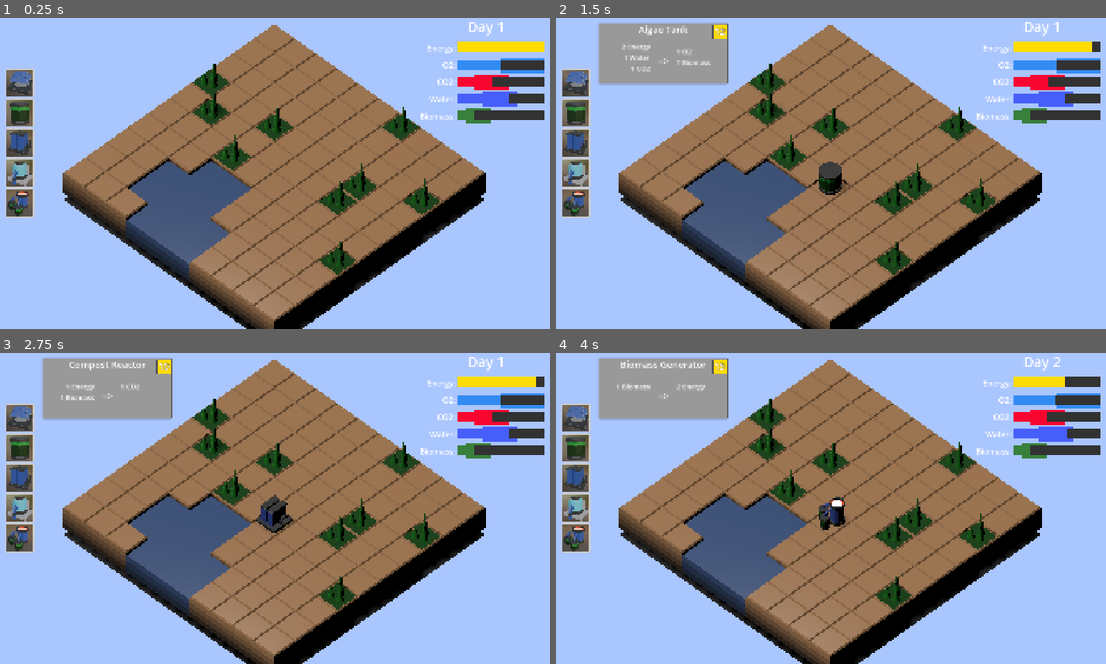
Above: before the commit, frames 1-4 (two rows, left to right).
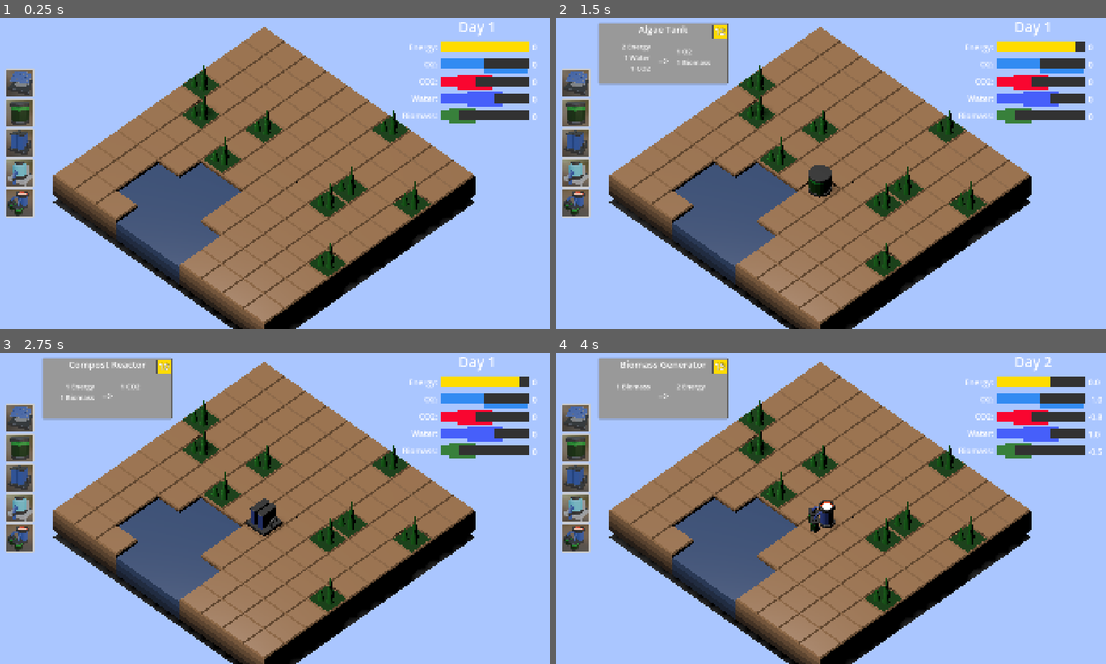
Above: after the commit, the same moments.

Repository: alexshopov/eco-reactor-gmtk-2025
Game: Godot game, scene res://scenes/main/main.tscn
The game is run twice, just before and just after one commit, with the same random seed, the same clock (stepped at 60 frames per second) and the same inputs. The engine's default icon, where the game draws it, is replaced by a stand-in: a white triangle on a blue panel in a dark square.
Inputs (mouse positions are in pixels of both pictures, inside the frame that each line leads up to):
- Up to frame 1 (0.25 s): no input
- Up to frame 2 (1.5 s): tap Enter at 0.5 s; move the mouse to (578, 83) at 0.52 s; hold X (destroy_device) 0.53-1.28 s; click (578, 83) at 0.67 s; tap Space at 1.25 s; move the mouse to (578, 111) at 1.27 s; click (578, 111) at 1.35 s
- Up to frame 3 (2.75 s): tap Enter at 2 s; move the mouse to (22, 477) at 2.02 s; hold Right mouse button (right_click) from 2.03 s (still down); click (22, 477) at 2.17 s
- Up to frame 4 (4 s): tap Space at 2.75 s; move the mouse to (578, 508) at 2.77 s; release Right mouse button (right_click) at 2.78 s; tap X (destroy_device) at 2.85 s; click (578, 508) at 2.92 s; tap Enter at 3.5 s; move the mouse to (578, 536) at 3.52 s; press the mouse at (578, 536) at 3.53 s

The runs differ from the first frame. In frame 1, 17% of the frame differs, in the area x 9-99%, y 1-100%; in frame 2, 17%; in frame 3, 17%; in frame 4, 17%.
Error in both runs: Invalid assignment of property or key 'device_type' with value of type 'int' on a base object of type 'Nil'. (res://managers/device_manager.gd:103)

Commit message:
fixed resource deltas

Diff:
--- a/UI/ui.gd
+++ b/UI/ui.gd
@@ -11,11 +11,21 @@
 	EventBus.device_card_hovered.connect(_on_device_card_hovered)
 
 	EventBus.tick_completed.connect(_on_tick)
+
 	EventBus.energy_updated.connect(_on_energy_updated)
+	EventBus.energy_delta_updated.connect(_on_energy_delta_updated)
+
 	EventBus.o2_updated.connect(_on_o2_updated)
+	EventBus.o2_delta_updated.connect(_on_o2_delta_updated)
+
 	EventBus.co2_updated.connect(_on_co2_updated)
+	EventBus.co2_delta_updated.connect(_on_co2_delta_updated)
+
 	EventBus.biomass_updated.connect(_on_biomass_updated)
+	EventBus.biomass_delta_updated.connect(_on_biomass_delta_updated)
+
 	EventBus.water_updated.connect(_on_water_updated)
+	EventBus.water_delta_updated.connect(_on_water_delta_updated)
 
 
 func _on_device_card_hovered(device_type: Enums.DeviceType) -> void:
@@ -57,21 +67,36 @@
 func _on_energy_updated(value: float) -> void:
 	%EnergyProgressBar.value = _get_value(value)
 
+func _on_energy_delta_updated(value: float) -> void:
+	%EnergyDelta.text = "%0.1f" % value
+
 
 func _on_o2_updated(value: float) -> void:
 	%O2ProgressBar.value = _get_value(value)
+
+func _on_o2_delta_updated(value: float) -> void:
+	%O2Delta.text = "%0.1f" % value
 
 
 func _on_co2_updated(value: float) -> void:
 	%CO2ProgressBar.value = _get_value(value)
 
+func _on_co2_delta_updated(value: float) -> void:
+	%CO2Delta.text = "%0.1f" % value
+
 
 func _on_biomass_updated(value: float) -> void:
 	%BiomassProgressBar.value = _get_value(value)
 
+func _on_biomass_delta_updated(value: float) -> void:
+	%BiomassDelta.text = "%0.1f" % value
+
 
 func _on_water_updated(value: float) -> void:
 	%WaterProgressBar.value = _get_value(value)
+
+func _on_water_delta_updated(value: float) -> void:
+	%WaterDelta.text = "%0.1f" % value
 
 
 func _get_value(value: float) -> float:
--- a/UI/ui.tscn
+++ b/UI/ui.tscn
@@ -10,6 +10,7 @@
 [ext_resource type="Texture2D" uid="uid://dwp2xi30uh668" path="res://assets/icons/water_purifier.png" id="7_cbfhl"]
 [ext_resource type="Texture2D" uid="uid://c7uny3bc44j8f" path="res://assets/icons/solar_panel.png" id="8_4fiuh"]
 [ext_resource type="Texture2D" uid="uid://oeohn074t5mu" path="res://assets/icons/biomass_generator.png" id="9_h81ot"]
+[ext_resource type="StyleBox" uid="uid://dnp1r6bcw232f" path="res://resources/info_panel.tres" id="11_6rr40"]
 
 [sub_resource type="StyleBoxFlat" id="StyleBoxFlat_nm1m0"]
 border_width_left = 5
@@ -138,7 +139,7 @@
 anchors_preset = 1
 anchor_left = 1.0
 anchor_right = 1.0
-offset_left = -456.0
+offset_left = -518.0
 offset_bottom = 424.0
 grow_horizontal = 0
 
@@ -175,7 +176,7 @@
 offset_bottom = 149.0
 grow_horizontal = 2
 grow_vertical = 2
-theme_override_constants/separation = 5
+theme_override_constants/separation = 13
 
 [node name="Labels" type="VBoxContainer" parent="Control/ResourcesContainer"]
 layout_mode = 2
@@ -276,12 +277,49 @@
 rounded = true
 show_percentage = false
 
+[node name="Delta" type="VBoxContainer" parent="Control/ResourcesContainer"]
+layout_mode = 2
+theme_override_constants/separation = 20
+
+[node name="EnergyDelta" type="Label" parent="Control/ResourcesContainer/Delta"]
+unique_name_in_owner = true
+layout_mode = 2
+theme_override_font_sizes/font_size = 28
+text = "0"
+vertical_alignment = 1
+
+[node name="O2Delta" type="Label" parent="Control/ResourcesContainer/Delta"]
+unique_name_in_owner = true
+layout_mode = 2
+theme_override_font_sizes/font_size = 28
+text = "0"
+
+[node name="CO2Delta" type="Label" parent="Control/ResourcesContainer/Delta"]
+unique_name_in_owner = true
+layout_mode = 2
+theme_override_font_sizes/font_size = 28
+text = "0"
+
+[node name="WaterDelta" type="Label" parent="Control/ResourcesContainer/Delta"]
+unique_name_in_owner = true
+layout_mode = 2
+theme_override_font_sizes/font_size = 28
+text = "0"
+
+[node name="BiomassDelta" type="Label" parent="Control/ResourcesContainer/Delta"]
+unique_name_in_owner = true
+layout_mode = 2
+theme_override_font_sizes/font_size = 28
+text = "0"
+
 [node name="Control" type="Control" parent="Control"]
 layout_mode = 1
 anchors_preset = 15
 anchor_right = 1.0
 anchor_bottom = 1.0
+offset_left = 7.0
 offset_top = 75.0
+offset_right = -40.0
 grow_horizontal = 2
 grow_vertical = 2
 size_flags_horizontal = 3
@@ -291,7 +329,7 @@
 layout_mode = 2
 offset_left = 276.0
 offset_top = 66.0
-offset_right = 426.0
+offset_right = 427.0
 offset_bottom = 118.0
 color = Color(0.196078, 0.545098, 0.94902, 1)
 
@@ -321,3 +359,31 @@
 offset_right = 246.0
 offset_bottom = 295.0
 color = Color(0.219608, 0.501961, 0.231373, 1)
+
+[node name="Log" type="Panel" parent="."]
+visible = false
+layout_mode = 1
+anchors_preset = 2
+anchor_top = 1.0
+anchor_bottom = 1.0
+offset_left = 20.0
+offset_top = -135.0
+offset_right = 734.0
+offset_bottom = -26.0
+grow_vertical = 0
+theme_override_styles/panel = ExtResource("11_6rr40")
+
+[node name="RichTextLabel" type="RichTextLabel" parent="Log"]
+layout_mode = 1
+anchors_preset = 15
+anchor_right = 1.0
+anchor_bottom = 1.0
+offset_left = 10.0
+offset_top = 11.0
+offset_right = -10.0
+offset_bottom = -11.0
+grow_horizontal = 2
+grow_vertical = 2
+theme_override_font_sizes/normal_font_size = 24
+theme_override_styles/background = ExtResource("11_6rr40")
+text = "Day 1: Info"
--- a/entities/devices/device.gd
+++ b/entities/devices/device.gd
@@ -32,18 +32,18 @@
 func process_turn() -> void:
     if ResourcesManager.energy > energy_input and ResourcesManager.water > water_input \
         and ResourcesManager.o2 > o2_input and ResourcesManager.co2 > co2_input and ResourcesManager.biomass > biomass_input:
-        ResourcesManager.energy -= energy_input
-        ResourcesManager.water -= water_input
-        ResourcesManager.o2 -= o2_input
-        ResourcesManager.co2 -= co2_input
-        ResourcesManager.biomass -= biomass_input
+        ## delta
+        ResourcesManager.energy_delta += (-energy_input + energy_output)
+        ResourcesManager.water_delta += (-water_input + water_output)
+        ResourcesManager.o2_delta += (-o2_input + o2_output)
+        ResourcesManager.co2_delta += (-co2_input + co2_output)
+        ResourcesManager.biomass_delta += (-biomass_input + biomass_output)
 
-        ResourcesManager.energy += energy_output
-        ResourcesManager.water += water_output
-        ResourcesManager.o2 += o2_output
-        ResourcesManager.co2 += co2_output
-        ResourcesManager.biomass += biomass_output
-
+        ResourcesManager.energy += (-energy_input + energy_output)
+        ResourcesManager.water += (-water_input + water_output)
+        ResourcesManager.o2 += (-o2_input + o2_output)
+        ResourcesManager.co2 += (-co2_input + co2_output)
+        ResourcesManager.biomass += (-biomass_input + biomass_output)
 
 func can_build(tile_data: MapTile) -> bool:
     return tile_data.device_type == Enums.DeviceType.Null and tile_data.tile_type == Enums.TileType.Ground
--- a/globals/event_bus.gd
+++ b/globals/event_bus.gd
@@ -13,7 +13,16 @@
 signal tick_completed(turn: int)
 
 signal energy_updated(value: float)
+signal energy_delta_updated(value: float)
+
 signal o2_updated(value: float)
+signal o2_delta_updated(value: float)
+
 signal co2_updated(value: float)
+signal co2_delta_updated(value: float)
+
 signal water_updated(value: float)
+signal water_delta_updated(value: float)
+
 signal biomass_updated(value: float)
+signal biomass_delta_updated(value: float)
--- a/managers/device_manager.gd
+++ b/managers/device_manager.gd
@@ -122,7 +122,6 @@
 
 
 func delete_device() -> void:
-	# var device := active_devices.get(active_tile).pos as TileData
 	active_devices.get(active_tile.pos).queue_free()
 	active_devices.erase(active_tile.pos)
 	EventBus.device_destroyed.emit(active_tile.pos)
--- a/managers/resources_manager.gd
+++ b/managers/resources_manager.gd
@@ -4,36 +4,57 @@
 	set(value):
 		energy = value
 		EventBus.energy_updated.emit(energy)
+var energy_delta : float :
+	set(value):
+		energy_delta = value
+		EventBus.energy_delta_updated.emit(energy_delta)
 
 var o2: float :
 	set(value):
 		o2 = value
 		EventBus.o2_updated.emit(o2)
+var o2_delta: float :
+	set(value):
+		o2_delta = value
+		EventBus.o2_delta_updated.emit(o2_delta)
 
 var co2 : float :
 	set(value):
 		co2 = value
 		EventBus.co2_updated.emit(co2)
+var co2_delta: float :
+	set(value):
+		co2_delta = value
+		EventBus.co2_delta_updated.emit(co2_delta)
 
 var biomass : float :
 	set(value):
 		biomass = value
 		EventBus.biomass_updated.emit(biomass)
+var biomass_delta: float :
+	set(value):
+		biomass_delta = value
+		EventBus.biomass_delta_updated.emit(biomass_delta)
 
 var water : float :
 	set(value):
 		water = value
 		EventBus.water_updated.emit(water)
+var water_delta: float :
+	set(value):
+		water_delta = value
+		EventBus.water_delta_updated.emit(water_delta)
 
 
 func next_turn() -> void:
 	# standard decay
+	energy_delta = 0
+	o2_delta = -1
+	co2_delta = 1
+	water_delta = -0.2
+	biomass_delta = -0.5
+
 	o2 -= 1
 	co2 += 1
 	water -= 0.2
 	biomass -= 0.5
-
-	print(o2)
-	print(co2)
-	print(water)
-	print(biomass)
--- a/scenes/game/game.tscn
+++ b/scenes/game/game.tscn
@@ -32,7 +32,7 @@
 [node name="GridMap" parent="." instance=ExtResource("7_87uf6")]
 
 [node name="CameraRig" type="Node3D" parent="."]
-transform = Transform3D(1, 0, 0, 0, 1, 0, 0, 0, 1, 10, 14, 10)
+transform = Transform3D(1, 0, 0, 0, 1, 0, 0, 0, 1, 10.62, 14.45, 9.66)
 
 [node name="Camera3D" type="Camera3D" parent="CameraRig"]
 transform = Transform3D(0.707107, -0.5, 0.5, 0, 0.707107, 0.707107, -0.707107, -0.5, 0.5, 0, 0, 0)
--- a/scenes/terrain/terrain.gd
+++ b/scenes/terrain/terrain.gd
@@ -13,7 +13,10 @@
 
 
 func _on_tick(_turn: int) -> void:
+	ResourcesManager.co2_delta -= (num_trees * Constants.TREE_CO2_SINK)
 	ResourcesManager.co2 -= (num_trees * Constants.TREE_CO2_SINK)
+
+	ResourcesManager.water_delta += (num_water * Constants.WATER_PASSIVE_REGEN)
 	ResourcesManager.water += (num_water * Constants.WATER_PASSIVE_REGEN)
 
 
Not shown: 1 places in UI/ui.tscn that only renumber resources
